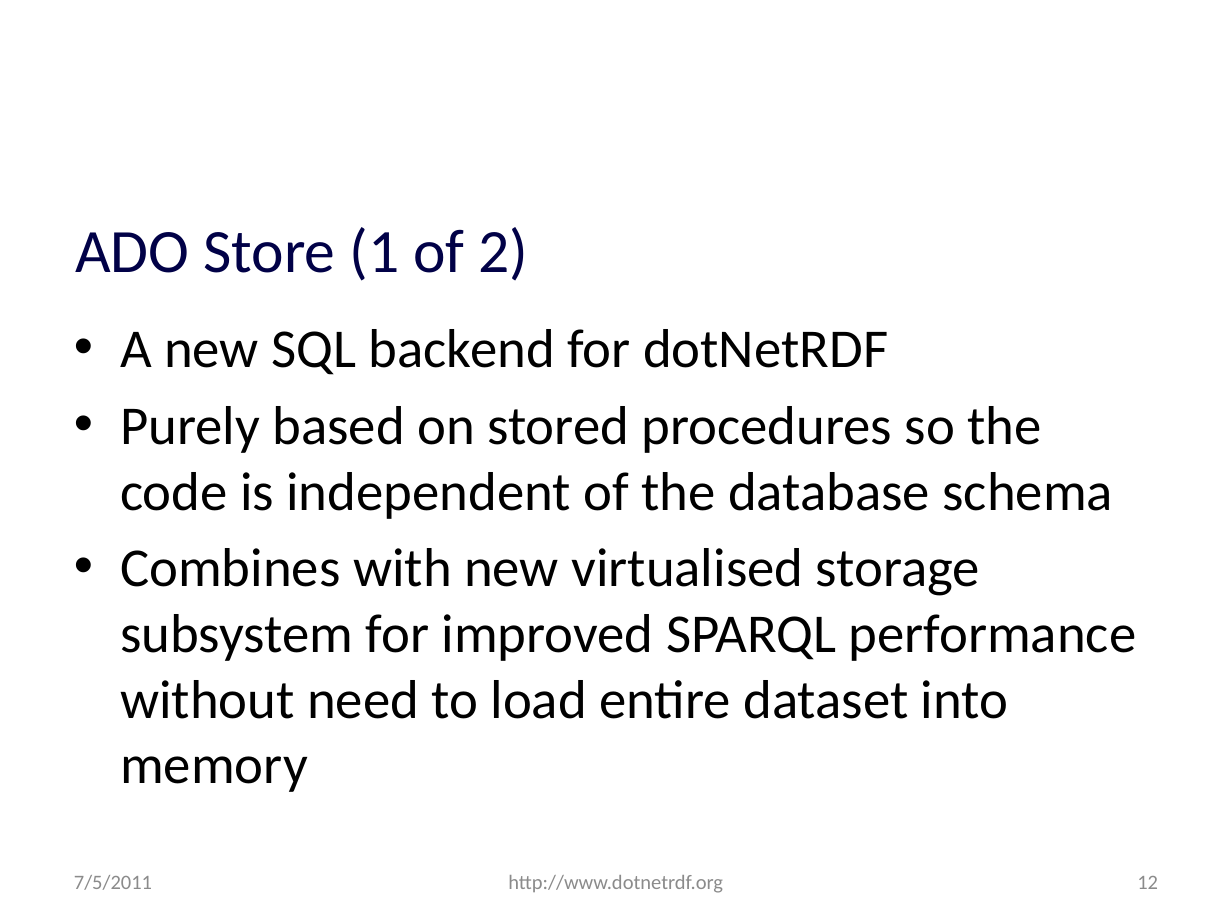
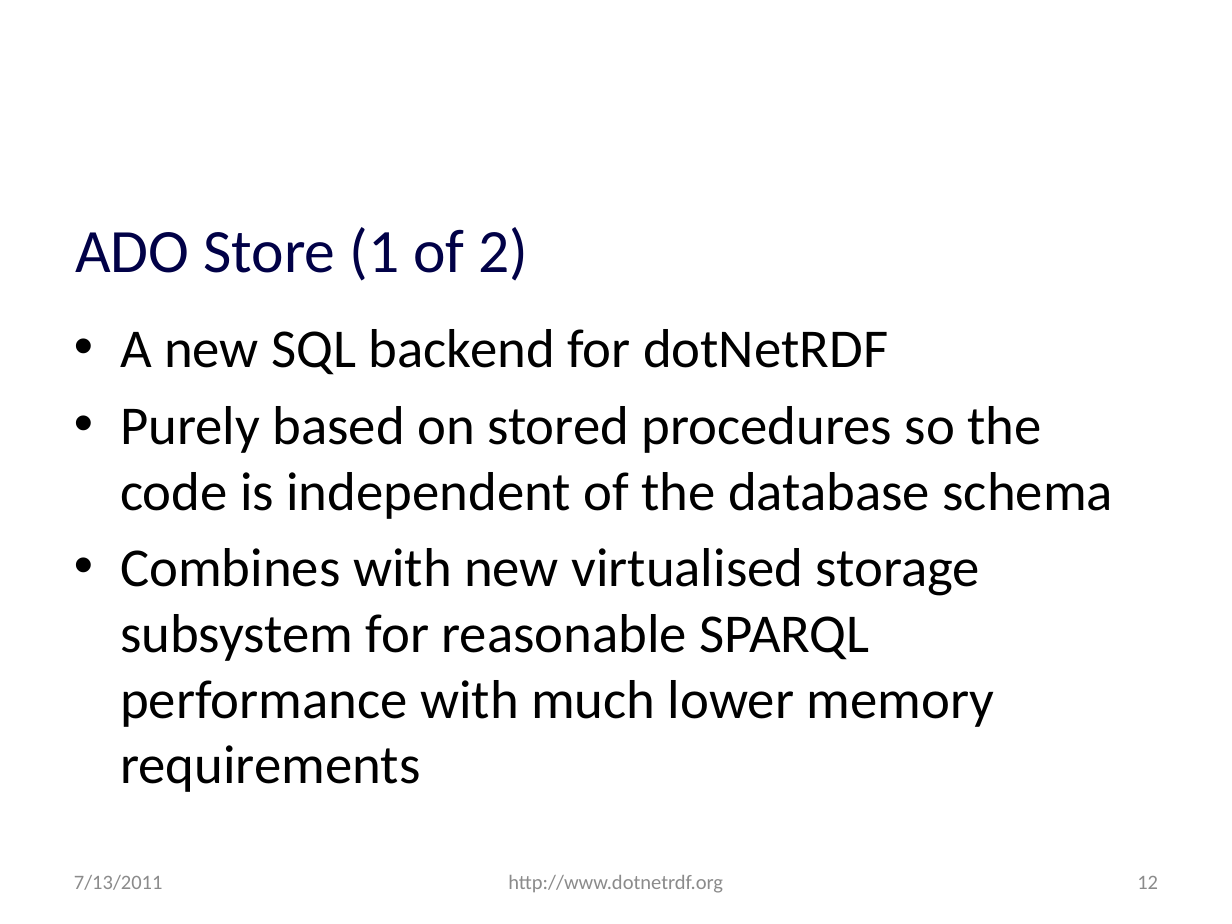
Before and after one commit to JohnGoldsmith/dotnetrdf-wiki, a slide deck: slide 12 of Slides/Roadmap.pptx. Drawn at 1232x924 pixels with LibreOffice and Linux fonts; fonts in the diff are those of the drawing; background and template pictures are left out. Boxes give left, top, right and bottom in pixels: in the first picture for what was removed or moved away, otherwise in the second. Text is boxed around its words. In the diff, an @@ line names an element or a change of style, - is before the commit and + after.

```diff
--- a/Slides/Roadmap.pptx
+++ b/Slides/Roadmap.pptx
@@ text at (x1=120, y1=548, x2=995, y2=792): text changed @@
-• Combines with new virtualised storage subsystem for improved SPARQL performance without need to load entire dataset into memory
+• Combines with new virtualised storage subsystem for reasonable SPARQL performance with much lower memory requirements
@@ text at (x1=74, y1=875, x2=163, y2=890): text changed @@
-7/5/2011
+7/13/2011
```
Also in this commit, not shown: 44 other slides changed, 1 slide added.
